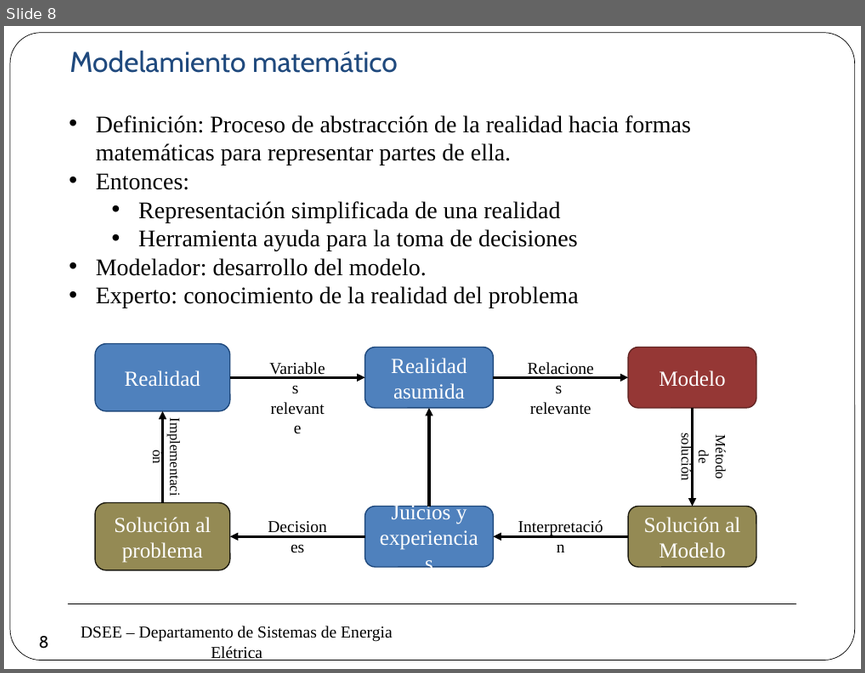
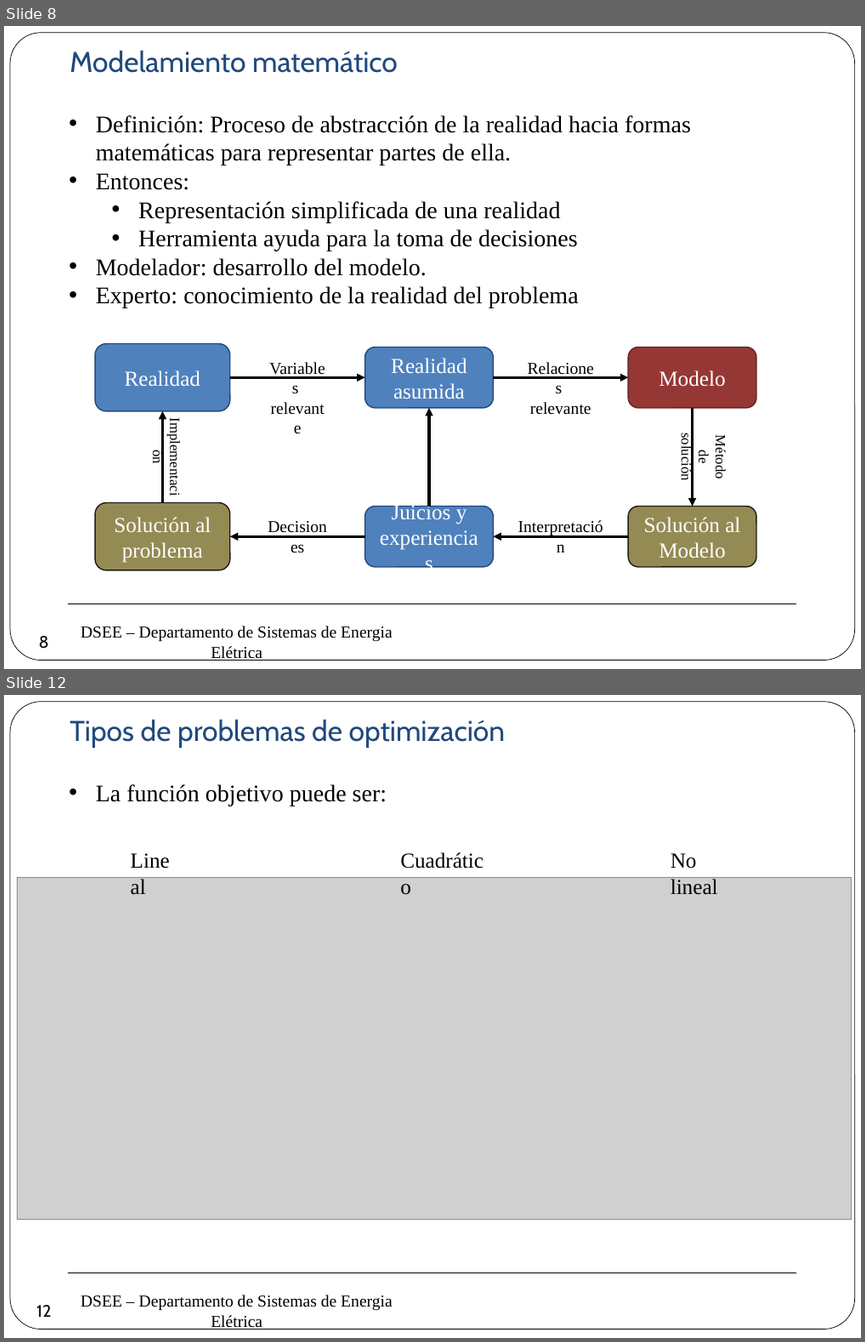
Before and after one commit to erikfilias/Power-Systems-Optimization-using-Julia-Language, a slide deck: 1. Lectures/Introducción a la Optimización aplicada a Sistemas de Energía Eléctrica/Dia 1/2. Modelamiento & Optimización.pptx. Shown one above the other, each under a label of ours: slide 8 before the commit, slides 8 and 12 after it; the slides between them are not shown. The pictures are 865x673 and 865x1342 pixels, drawn with LibreOffice and Linux fonts; fonts in the diff are those of the drawing; grey boxes stand for pictures; background and template pictures are left out. Boxes give left, top, right and bottom in pixels: in the first picture for what was removed or moved away, otherwise in the second. Text is boxed around its words. In the diff, an @@ line names an element or a change of style, - is before the commit and + after.

```diff
--- a/1. Lectures/Introducción a la Optimización aplicada a Sistemas de Energía Eléctrica/Dia 1/2. Modelamiento & Optimización.pptx
+++ b/1. Lectures/Introducción a la Optimización aplicada a Sistemas de Energía Eléctrica/Dia 1/2. Modelamiento & Optimización.pptx
@@ slide 12 added at box(4, 695, 861, 1338), background #FFFFFF; not listed: 3 template elements that a slide beside it also shows @@
@@ text added at box(69, 719, 506, 748), 24 pt, text #1F497D @@
+Tipos de problemas de optimización
@@ text added at box(96, 784, 386, 805), 20 pt, text #000000 @@
+• La función objetivo puede ser:
@@ text added at box(122, 842, 188, 877), 18 pt, text #000000 @@
+Lineal
@@ text added at box(392, 842, 496, 877), 18 pt, text #000000 @@
+Cuadrático
@@ text added at box(670, 853, 718, 895), 18 pt, text #000000 @@
+No lineal
@@ picture added at box(18, 878, 851, 1219) @@
@@ page number added at box(28, 1294, 61, 1327), 14 pt, text #000000 @@
+12
```
Also in this commit, not shown: 1 slide changed, 10 other slides added.
